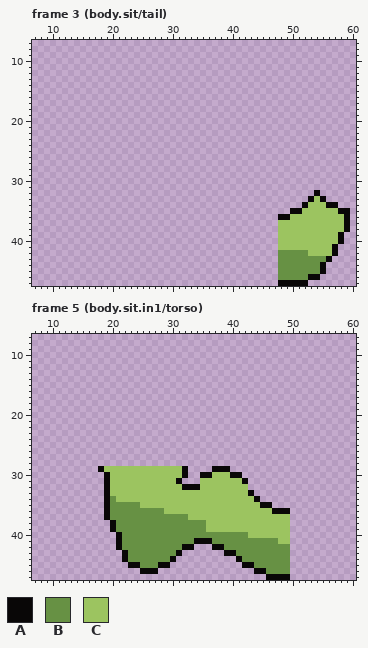
Two versions of one pixel-art file, app/CicadaApp/Art/sprites/bookworm-2026-10-01/parts/worm-parts.aseprite. The first picture shows the starting point.
64x48 pixels, 132 frames. Shown: frame 3 (body.sit/tail): x 7..60, y 7..47; frame 5 (body.sit.in1/torso): x 7..60, y 7..47. The commit also changed other frames, which this record leaves out.
Palette (. is transparent): A #090707  B #679144  C #9cc460
Pixels before, frame 3 (body.sit/tail), first column x 48:
32 ......A.....
33 .....ACA....
34 ....ACCCAA..
35 ..AACCCCCCAA
36 AACCCCCCCCCA
37 CCCCCCCCCCCA
38 CCCCCCCCCCCA
39 CCCCCCCCCCA.
40 CCCCCCCCCCA.
41 CCCCCCCCCA..
42 BBBBBCCCCA..
43 BBBBBBBBA...
44 BBBBBBBA....
45 BBBBBBBA....
46 BBBBBAA.....
47 AAAAA.......
Pixels before, frame 5 (body.sit.in1/torso), first column x 18:
29 ACCCCCCCCCCCCCA....AAA..........
30 .ACCCCCCCCCCCCA..AACCCAA........
31 .ACCCCCCCCCCCA...CCCCCCCA.......
32 .ACCCCCCCCCCCCAAACCCCCCCC.......
33 .ACCCCCCCCCCCCCCCCCCCCCCCA......
34 .ABCCCCCCCCCCCCCCCCCCCCCCCA.....
35 .ABBBBBCCCCCCCCCCCCCCCCCCCCAA...
36 .ABBBBBBBBBCCCCCCCCCCCCCCCCCCAAA
37 .ABBBBBBBBBBBBBCCCCCCCCCCCCCCCCC
38 ..ABBBBBBBBBBBBBBBCCCCCCCCCCCCCC
39 ..ABBBBBBBBBBBBBBBCCCCCCCCCCCCCC
40 ...ABBBBBBBBBBBBBBBBBBBBBCCCCCCC
41 ...ABBBBBBBBBBBBAAABBBBBBBBBBBCC
42 ...ABBBBBBBBBBAA...AABBBBBBBBBBB
43 ....ABBBBBBBBA.......AABBBBBBBBB
44 ....ABBBBBBBA..........ABBBBBBBB
45 .....AABBBAA............AABBBBBB
46 .......AAA................AABBBB
47 ............................AAAA
After the commit:
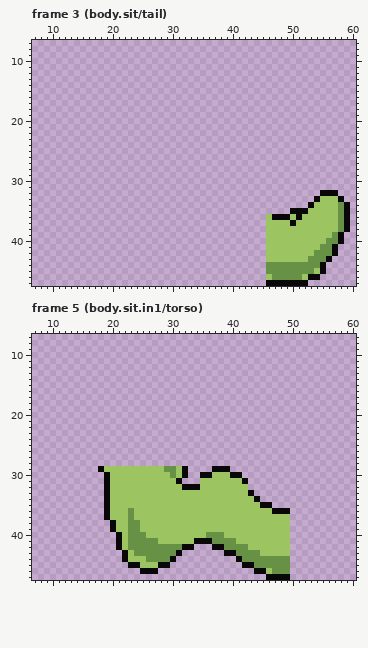
Edits made:
Frame 3 (body.sit/tail):
The edit adds colour A in row 32 at x 55 to 57; in row 33 at x 58; in row 34 at x 59; in row 36 at x 47; in row 47 at x 46 to 47.
Colour C gives way to colour A in row 33 at x 54; in row 34 at x 53; in row 35 at x 52; in row 36 at x 51; in row 37 at x 50.
The edit adds colour B in row 34 at x 58; in rows 44 to 45 at x 46 to 47; in row 46 at x 47.
Colour A gives way to colour B in row 35 at x 58.
Colour C gives way to colour B in rows 36 to 38 at x 58; in row 39 at x 57; in row 40 at x 56 to 57; in row 41 at x 55 to 56; in row 42 at x 54 to 56.
The edit adds colour C in row 33 at x 56 to 57; in row 36 at x 46; in rows 37 to 43 at x 46 to 47; in row 46 at x 46.
Colour A gives way to colour C in row 33 at x 55; in row 34 at x 56 to 57.
Colour B gives way to colour C in rows 42 to 43 at x 48 to 52; in row 45 at x 54; in row 46 at x 52.
The edit erases colour A in row 32 at x 54; in row 33 at x 53; in row 34 at x 52.
Frame 5 (body.sit.in1/torso):
Colour C gives way to colour B in row 29 at x 29 to 30; in row 30 at x 30.
Colour B gives way to colour C in row 34 at x 20; in row 35 at x 20 to 24; in row 36 at x 20 to 22 and 24 to 28; in row 37 at x 20 to 22 and 24 to 32; in rows 38 to 39 at x 21 to 22 and 25 to 35; in row 40 at x 22, 26 to 35 and 39 to 42.
Colour B gives way to colour C in row 41 at x 22, 28 to 33 and 41 to 47; in row 42 at x 22 and 43 to 49; in row 43 at x 23 and 45 to 49; in row 44 at x 23 to 25; in row 45 at x 25 to 27; in row 46 at x 46.
Pixel boxes of the changes (left, top, right, bottom) in both pictures:
changed: (266, 190, 350, 286)
changed: (164, 466, 176, 478)
changed: (110, 496, 290, 574)
